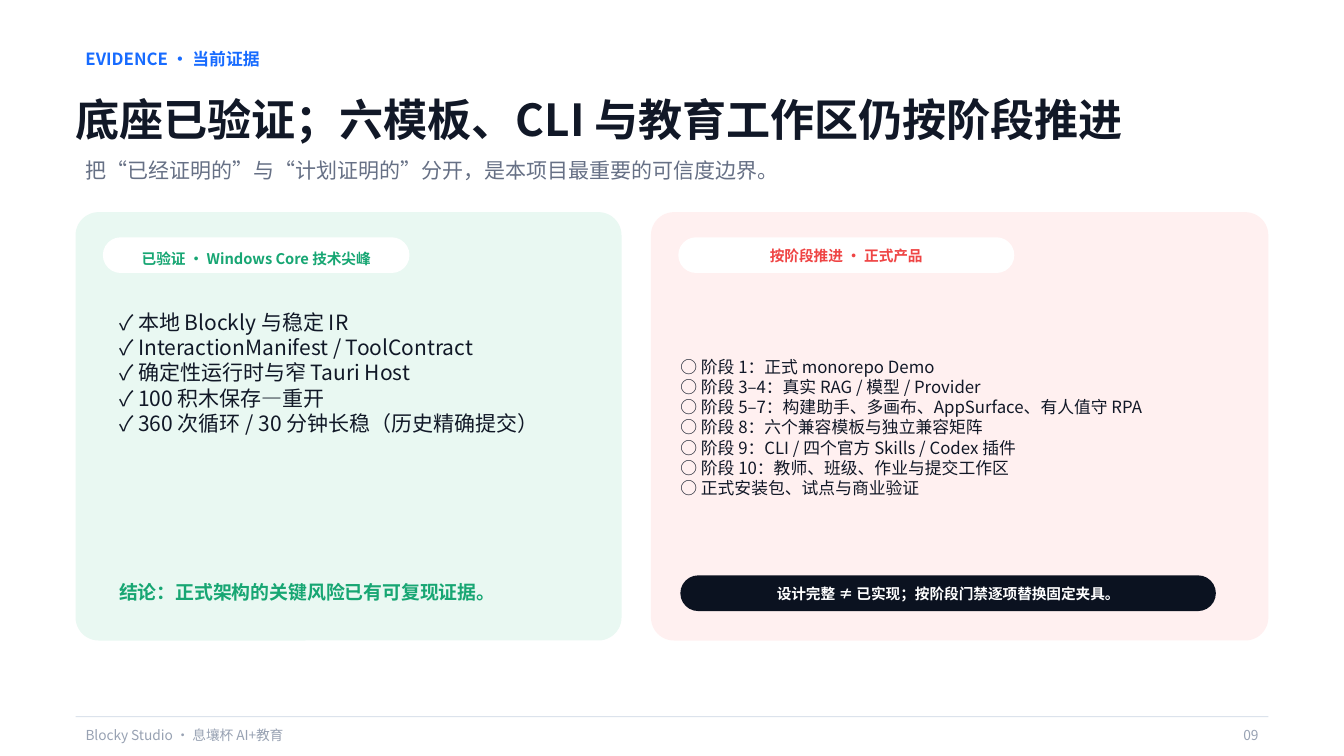
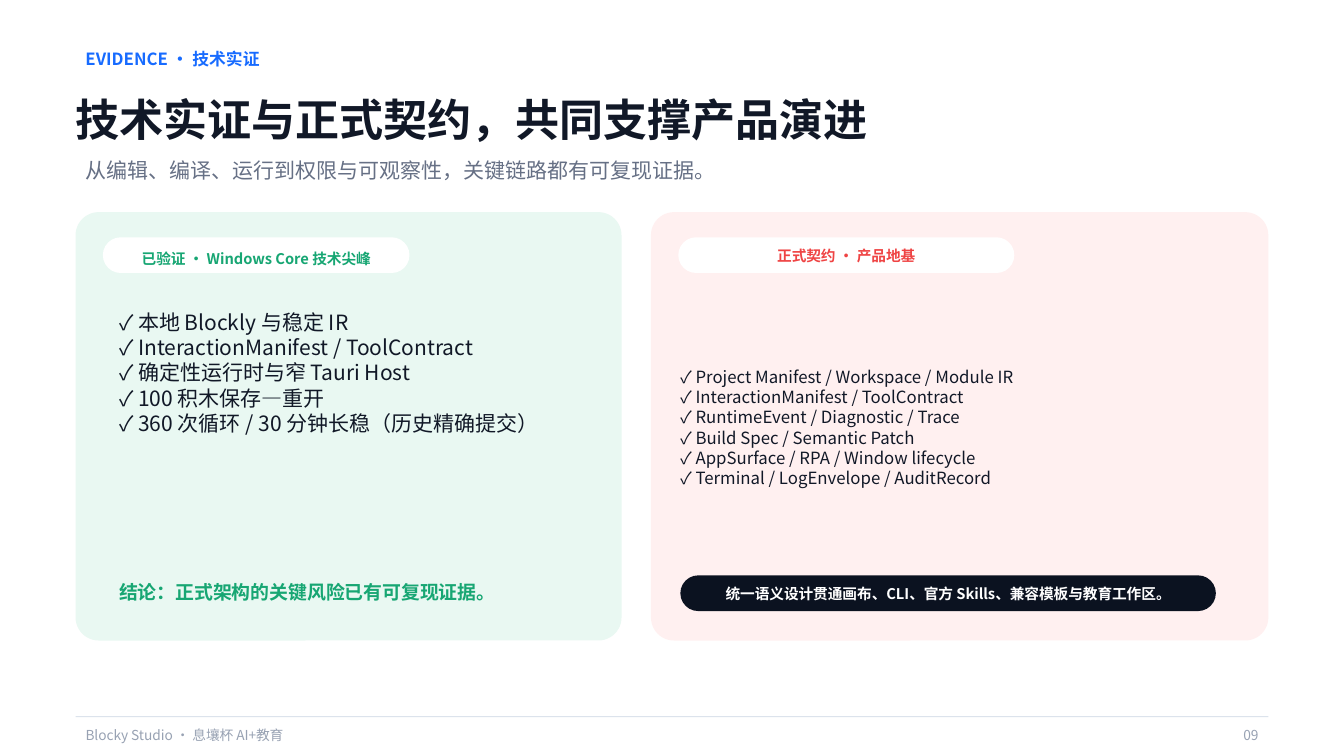
Before and after one commit to q2955161835-debug/Blocky-AI, a slide deck: slide 9 of PPT与商业计划书/Blocky-Studio-息壤杯-AI+教育.pptx. Drawn at 1344x756 pixels with LibreOffice and Linux fonts; fonts in the diff are those of the drawing; background and template pictures are left out. Boxes give left, top, right and bottom in pixels: in the first picture for what was removed or moved away, otherwise in the second. Text is boxed around its words. In the diff, an @@ line names an element or a change of style, - is before the commit and + after.

```diff
--- a/PPT与商业计划书/Blocky-Studio-息壤杯-AI+教育.pptx
+++ b/PPT与商业计划书/Blocky-Studio-息壤杯-AI+教育.pptx
@@ text at [85,50,259,67]: text changed @@
-EVIDENCE · 当前证据
+EVIDENCE · 技术实证
@@ text at [76,98,868,142]: text changed @@
-底座已验证；六模板、CLI 与教育工作区仍按阶段推进
+技术实证与正式契约，共同支撑产品演进
@@ text at [86,160,716,180]: text changed @@
-把“已经证明的”与“计划证明的”分开，是本项目最重要的可信度边界。
+从编辑、编译、运行到权限与可观察性，关键链路都有可复现证据。
@@ text at [777,248,915,263]: text changed @@
-按阶段推进 · 正式产品
+正式契约 · 产品地基
@@ text at [696,369,1014,489]: text changed @@
-○ 阶段 1：正式 monorepo Demo
-○ 阶段 3–4：真实 RAG / 模型 / Provider
-○ 阶段 5–7：构建助手、多画布、AppSurface、有人值守 RPA
-○ 阶段 8：六个兼容模板与独立兼容矩阵
-○ 阶段 9：CLI / 四个官方 Skills / Codex 插件
-○ 阶段 10：教师、班级、作业与提交工作区
-○ 正式安装包、试点与商业验证
+✓ Project Manifest / Workspace / Module IR
+✓ InteractionManifest / ToolContract
+✓ RuntimeEvent / Diagnostic / Trace
+✓ Build Spec / Semantic Patch
+✓ AppSurface / RPA / Window lifecycle
+✓ Terminal / LogEnvelope / AuditRecord
@@ text at [726,586,1170,601]: text changed @@
-设计完整 ≠ 已实现；按阶段门禁逐项替换固定夹具。
+统一语义设计贯通画布、CLI、官方 Skills、兼容模板与教育工作区。
```
Also in this commit, not shown: 9 other slides changed, 2 other files.
